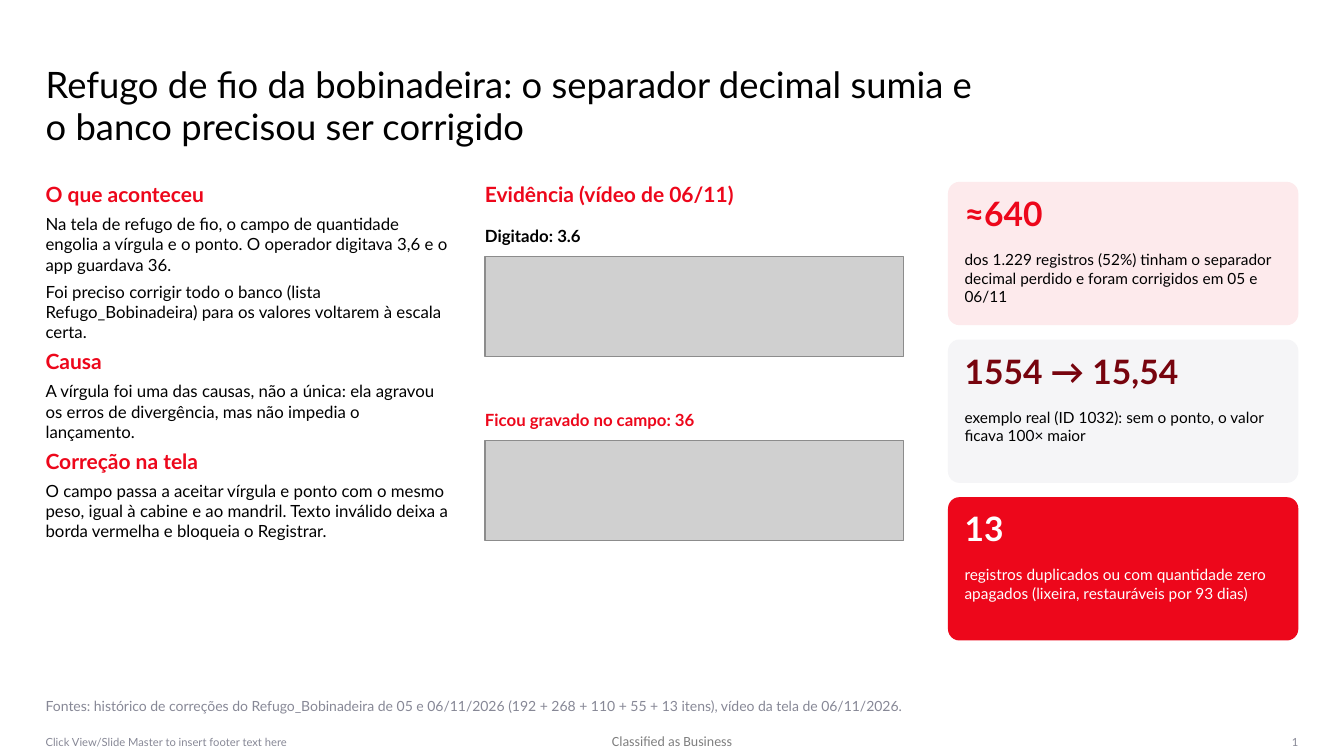
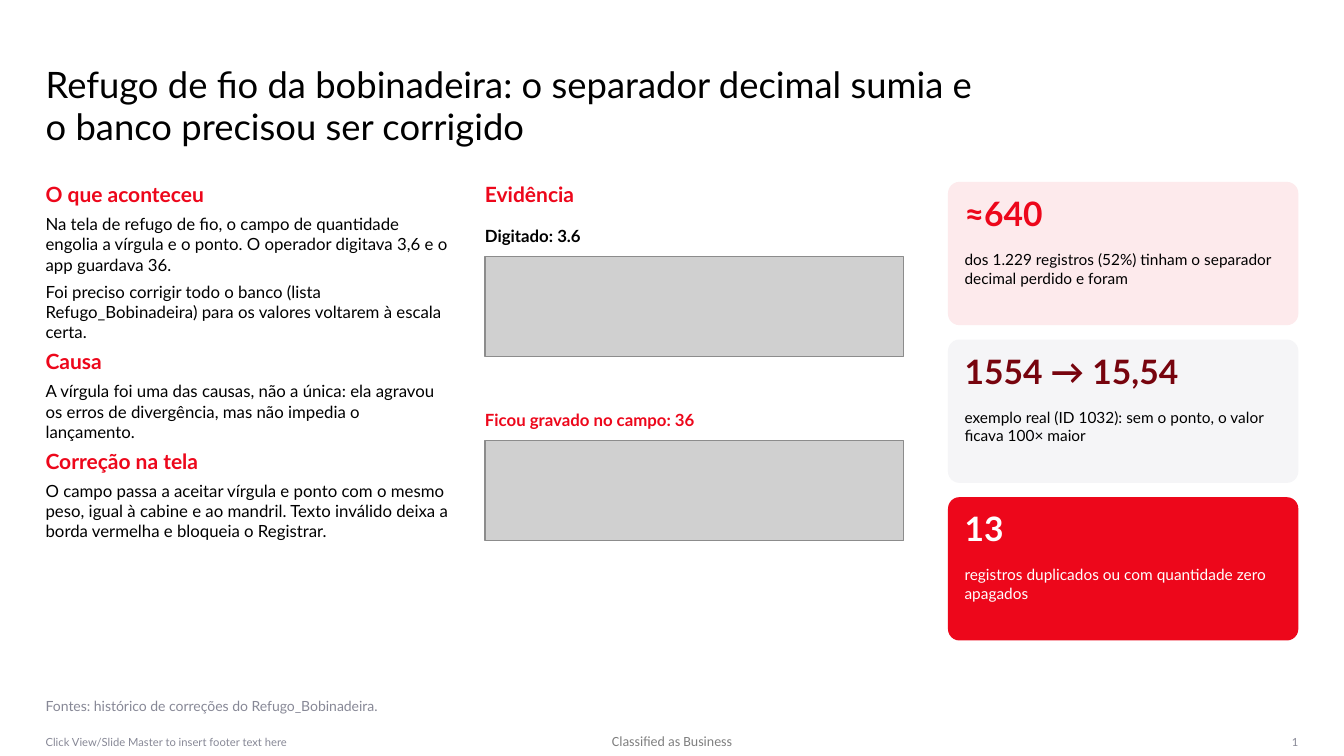
Before and after one commit to WilliamNRAmorim/Projetos, a slide deck: slide 1 of Producao_GMS_x_MB51/Apresentação/Ocorrencia_Refugo_Fio.pptx. Drawn at 1344x756 pixels with LibreOffice and Linux fonts; fonts in the diff are those of the drawing; grey boxes stand for pictures; background and template pictures are left out. Boxes give left, top, right and bottom in pixels: in the first picture for what was removed or moved away, otherwise in the second. Text is boxed around its words. In the diff, an @@ line names an element or a change of style, - is before the commit and + after.

```diff
--- a/Producao_GMS_x_MB51/Apresentação/Ocorrencia_Refugo_Fio.pptx
+++ b/Producao_GMS_x_MB51/Apresentação/Ocorrencia_Refugo_Fio.pptx
@@ text at [485, 186, 574, 202]: text changed @@
-Evidência (vídeo de 06/11)
+Evidência
@@ text at [965, 253, 1271, 287]: text changed @@
-dos 1.229 registros (52%) tinham o separador decimal perdido e foram corrigidos em 05 e 06/11
+dos 1.229 registros (52%) tinham o separador decimal perdido e foram
@@ text at [965, 568, 1266, 602]: text changed @@
-registros duplicados ou com quantidade zero apagados (lixeira, restauráveis por 93 dias)
+registros duplicados ou com quantidade zero apagados
@@ text at [46, 701, 378, 714]: text changed @@
-Fontes: histórico de correções do Refugo_Bobinadeira de 05 e 06/11/2026 (192 + 268 + 110 + 55 + 13 itens), vídeo da tela de 06/11/2026.
+Fontes: histórico de correções do Refugo_Bobinadeira.
```
Also in this commit, not shown: 2 other files.
